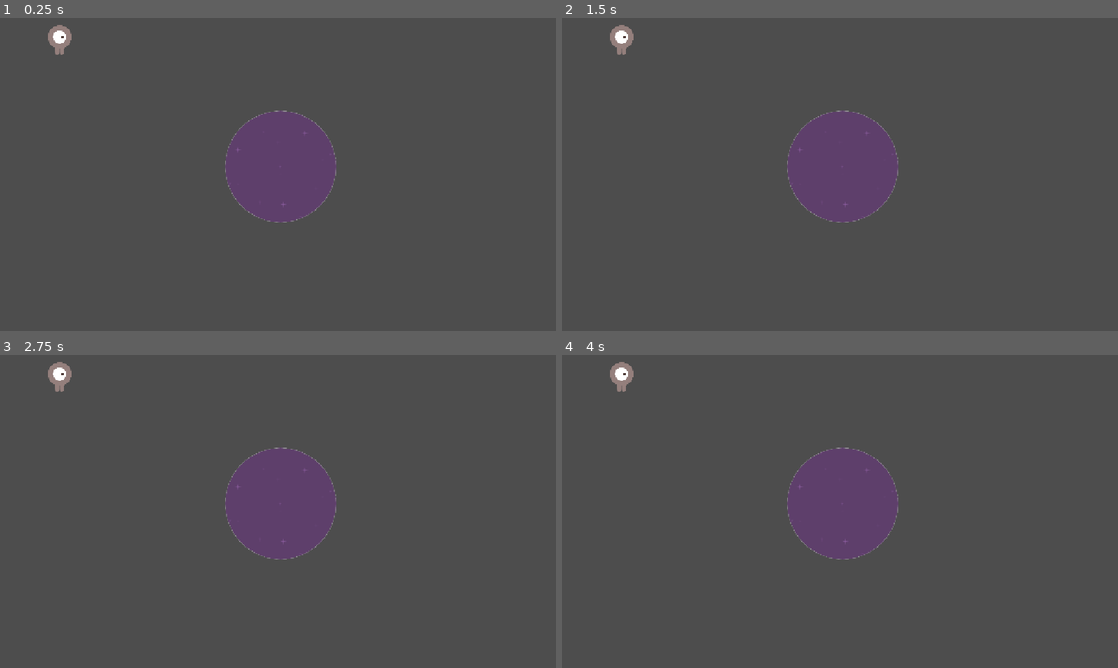
Above: before the commit, frames 1-4 (two rows, left to right).
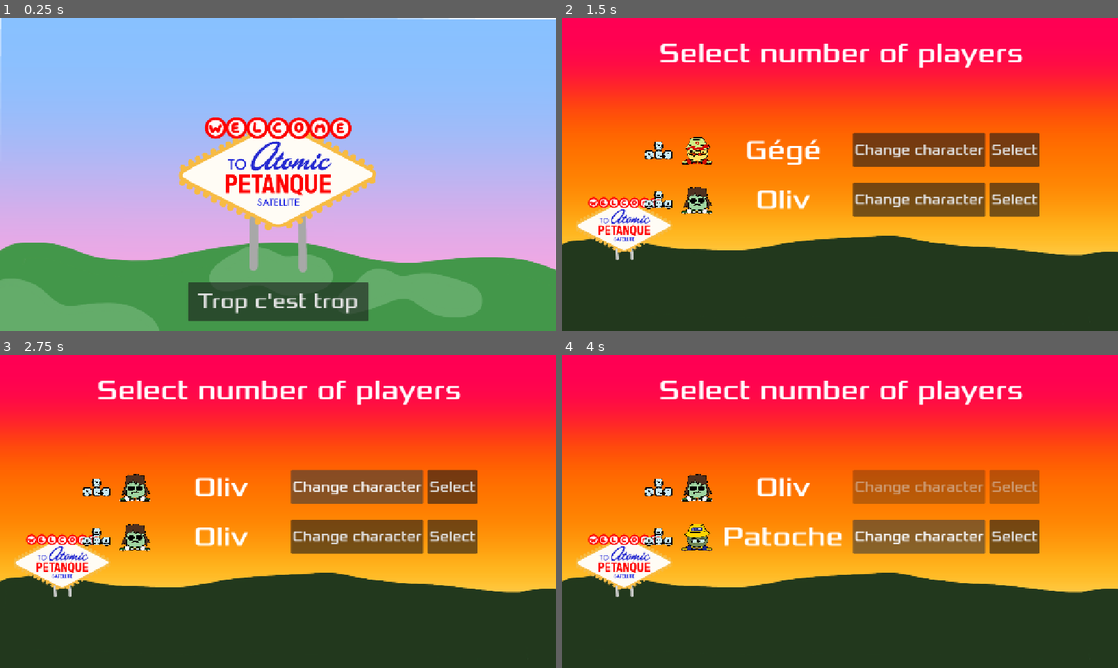
Above: after the commit, the same moments.

Repository: Robb-Fr/orbital-game-jam-7
Game: Godot game, scene res://chug.tscn
The game is run twice, just before and just after one commit, with the same random seed, the same clock (stepped at 60 frames per second) and the same inputs. Before the commit the project starts from res://main.tscn.
Inputs (mouse positions are in pixels of both pictures, inside the frame that each line leads up to):
- Up to frame 1 (0.25 s): no input
- Up to frame 2 (1.5 s): click (840, 302) at 0.5 s, where only the run after the commit has a clickable "Trop c'est trop"; click (995, 174) at 1.25 s, where only the run after the commit has a clickable "Enter"
- Up to frame 3 (2.75 s): click (355, 486) at 2 s, where only the run after the commit has a clickable "Change character"
- Up to frame 4 (4 s): click (1012, 486) at 2.75 s, where only the run after the commit has a clickable "Select"; click (917, 536) at 3.5 s, where only the run after the commit has a clickable "Change character"

The runs differ from the first frame. In frame 1, 99% of the frame differs, in the area x 0-100%, y 0-100%; in frame 2, 100%; in frame 3, 100%; in frame 4, 100%.

Commit message:
new export settings

Diff:
--- a/project.godot
+++ b/project.godot
@@ -11,9 +11,9 @@
 [application]
 
 config/name="OrbitalGameJam7"
-run/main_scene="uid://bw3t5xdmv30bk"
+run/main_scene="uid://do5bc0hsfwnd5"
 config/features=PackedStringArray("4.4", "GL Compatibility")
-config/icon="res://icon.svg"
+config/icon="uid://dujgy5jxooqug"
 
 [display]
 
Binary file added: art/atomic_petanque/game_icons/Lasvegaspetanque.png
Not shown, added: art/atomic_petanque/game_icons/Lasvegaspetanque.png.import
Not shown: 1 places in chug.tscn that only renumber resources
Not shown, changed: export_presets.cfg
